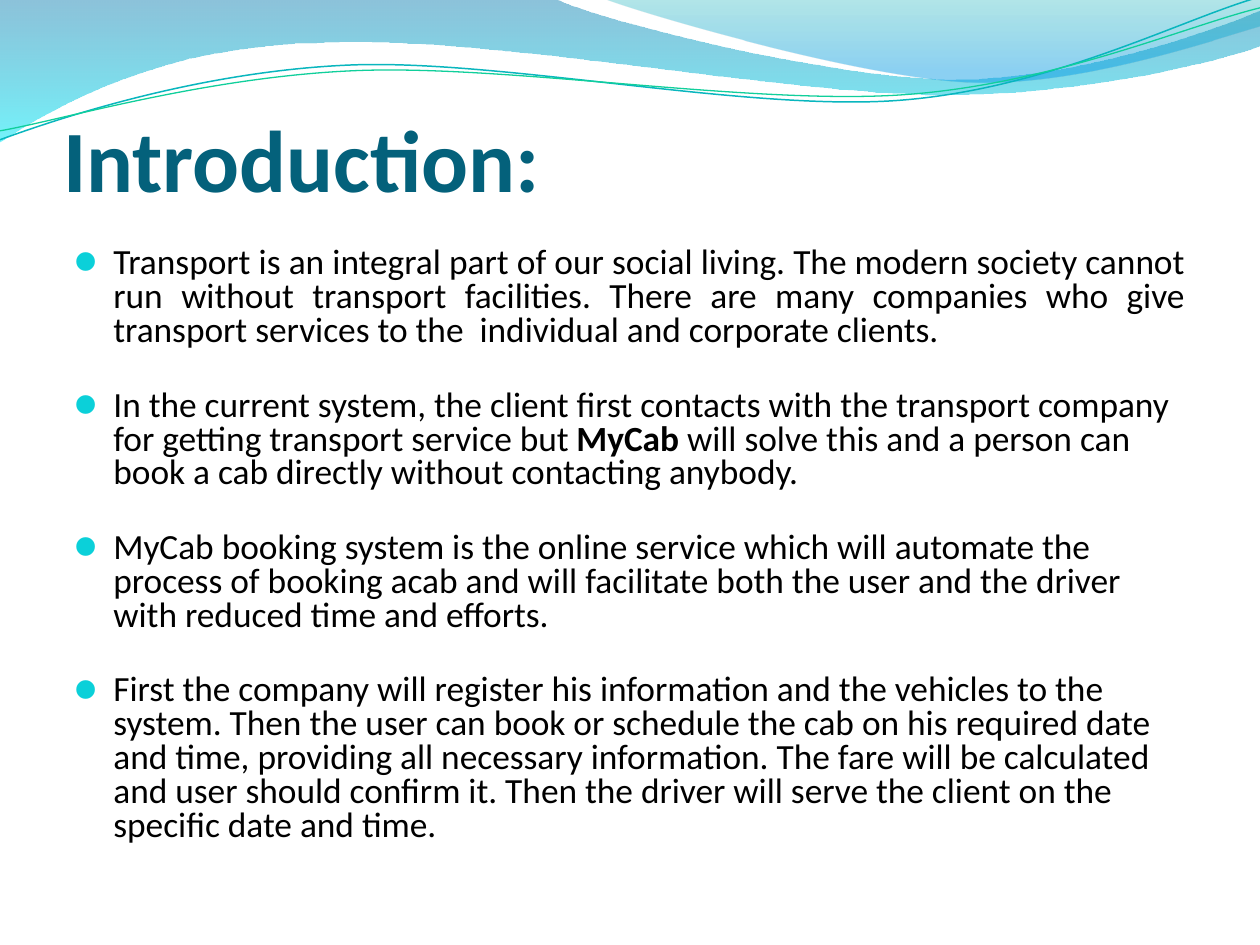
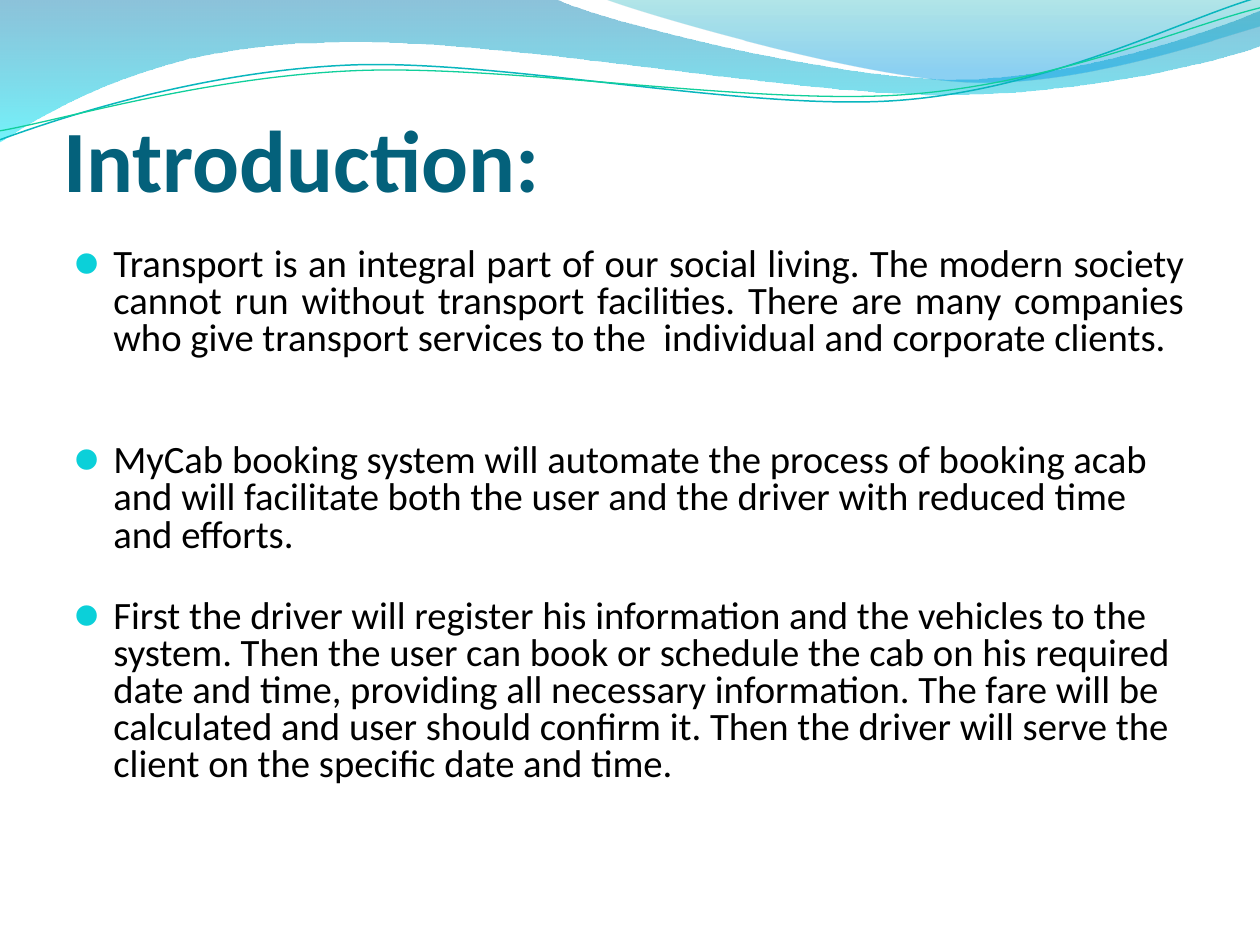
Before and after one commit to banerjiea/5DEC2022_SystemCLinuxBatch2_SPRINTMyCab_GROUP1, a slide deck: slide 4 of PPT/MyCab_SPRINT_Proj.pptx. Drawn at 1260x945 pixels with LibreOffice and Linux fonts; fonts in the diff are those of the drawing; background and template pictures are left out. Boxes give left, top, right and bottom in pixels: in the first picture for what was removed or moved away, otherwise in the second. Text is boxed around its words. In the diff, an @@ line names an element or a change of style, - is before the commit and + after.

```diff
--- a/PPT/MyCab_SPRINT_Proj.pptx
+++ b/PPT/MyCab_SPRINT_Proj.pptx
@@ text at box(113, 250, 1184, 358): size 20.1 to 22.1 pt in "Transport is an integral part of our ..."; indent changed @@
@@ text at box(113, 446, 1169, 784): text changed; size 20.1 to 22.1 pt @@
-⚫ In the current system, the client first contacts with the transport company for getting transport service but MyCab will solve this and a person can book a cab directly without contacting anybody.
-⚫ MyCab booking system is the online service which will automate the process of booking acab and will facilitate both the user and the driver with reduced time and efforts.
-⚫ First the company will register his information and the vehicles to the system. Then the user can book or schedule the cab on his required date and time, providing all necessary information. The fare will be calculated and user should confirm it. Then the driver will serve the client on the specific date and time.
+⚫ MyCab booking system will automate the process of booking acab and will facilitate both the user and the driver with reduced time and efforts.
+⚫ First the driver will register his information and the vehicles to the system. Then the user can book or schedule the cab on his required date and time, providing all necessary information. The fare will be calculated and user should confirm it. Then the driver will serve the client on the specific date and time.
```
Also in this commit, not shown: 1 other slide changed.
